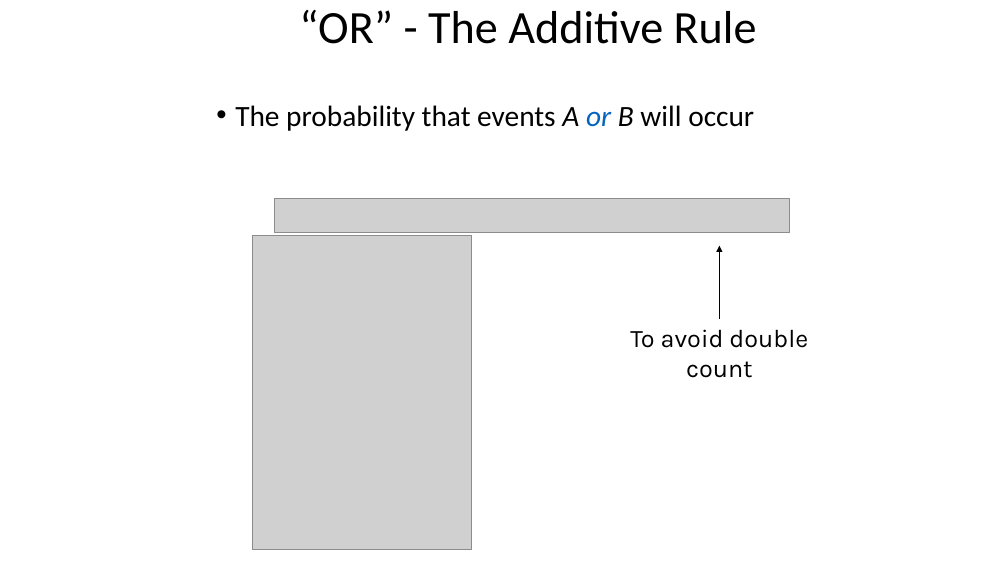
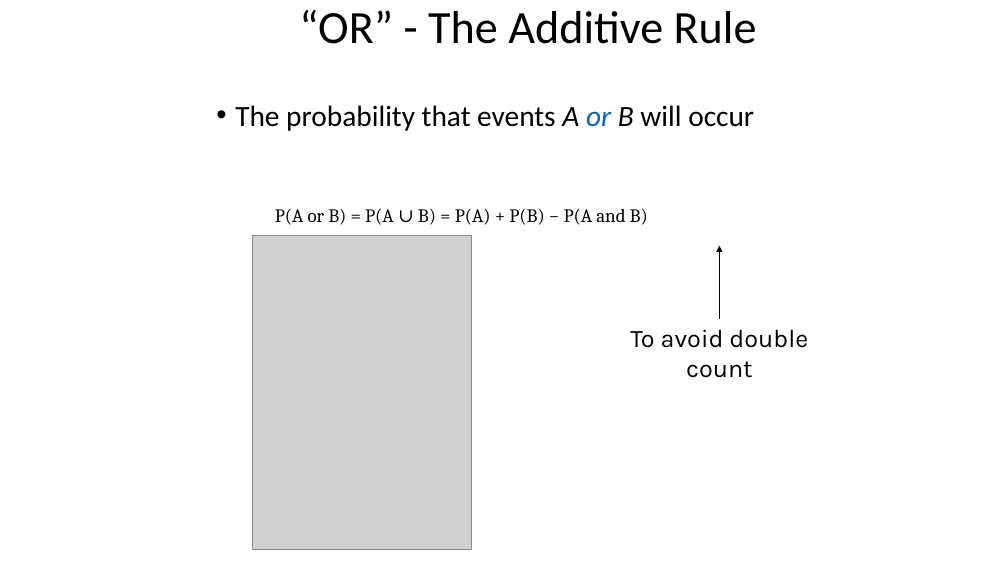
Before and after one commit to taaltree/FW536, a slide deck: slide 33 of Day1_Probability/FW536_Day1_Morning_intro to probability_accessible.pptx. Drawn at 1008x567 pixels with LibreOffice and Linux fonts; fonts in the diff are those of the drawing; grey boxes stand for pictures. Boxes give left, top, right and bottom in pixels: in the first picture for what was removed or moved away, otherwise in the second. Text is boxed around its words. In the diff, an @@ line names an element or a change of style, - is before the commit and + after.

```diff
--- a/Day1_Probability/FW536_Day1_Morning_intro to probability_accessible.pptx
+++ b/Day1_Probability/FW536_Day1_Morning_intro to probability_accessible.pptx
@@ picture removed at [275,199,790,233] @@
@@ text added at [275,208,648,225], 18 pt, text #000000 @@
+P(A or B) = P(A ∪ B) = P(A) + P(B) − P(A and B)
```
Also in this commit, not shown: 10 other slides changed.
